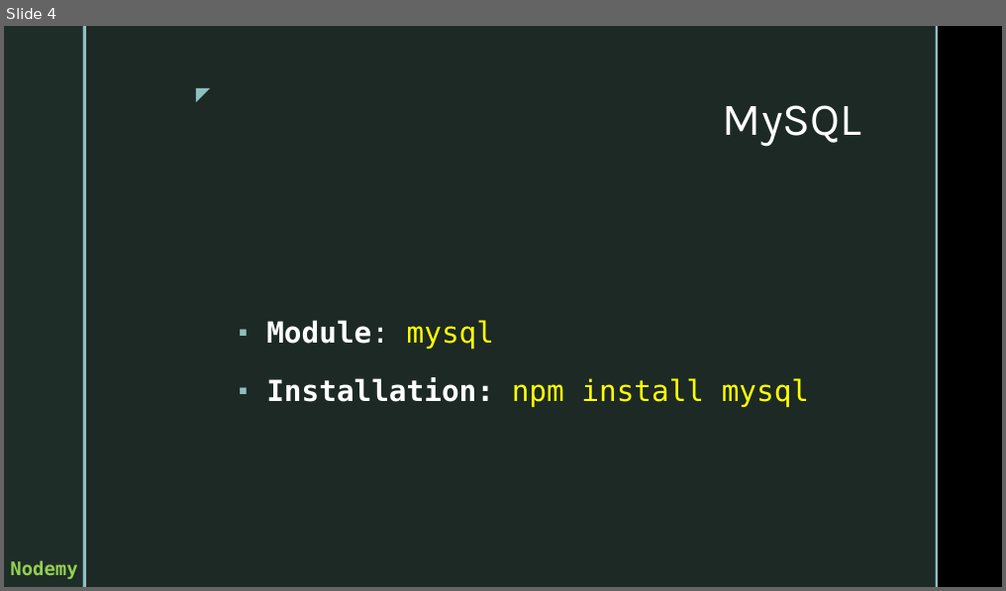
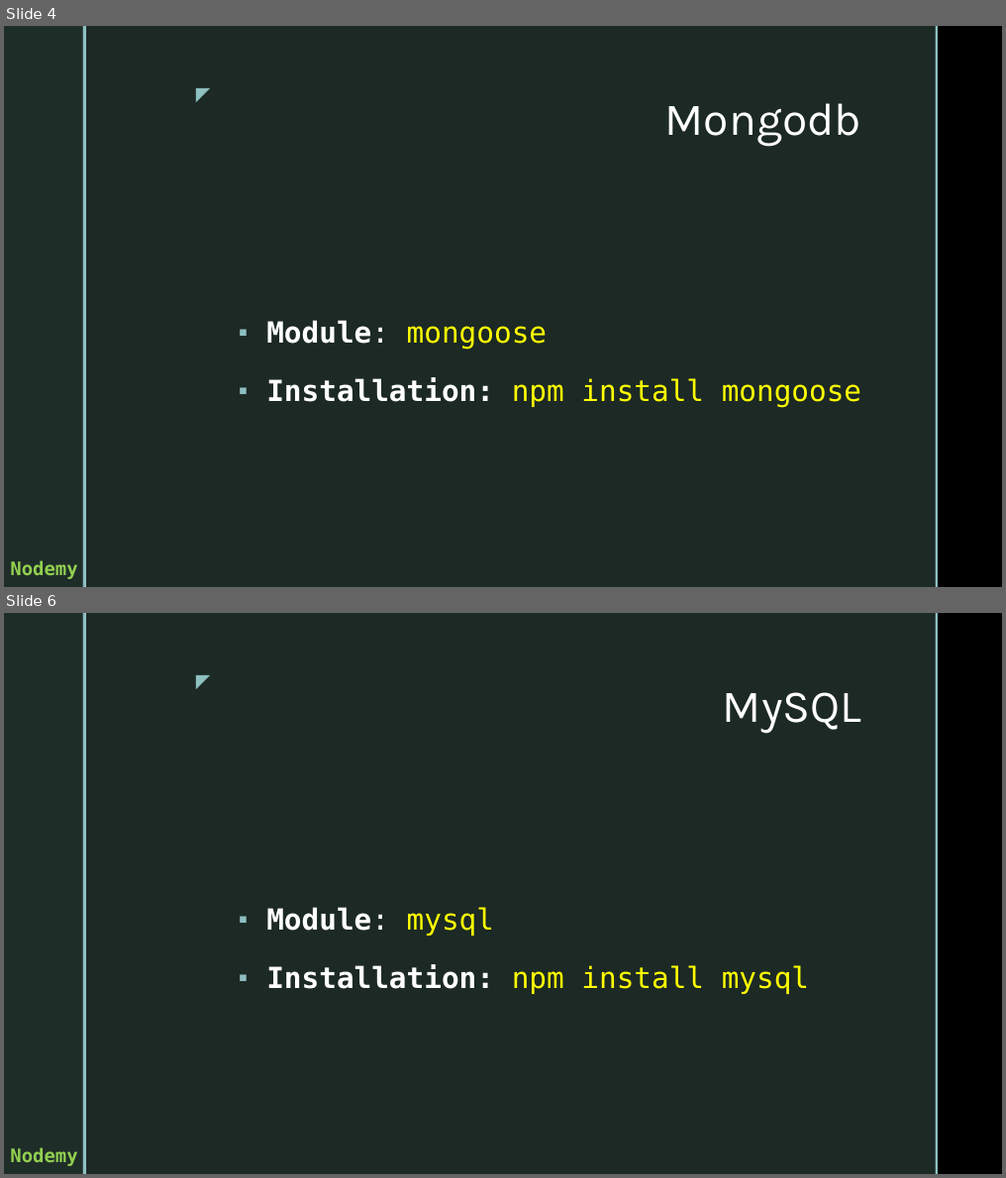
Before and after one commit to vunb/fullstack-nodejs, a slide deck: Session08/04. Database vs Knex.js.pptx. Shown one above the other, each under a label of ours: slide 4 before the commit, slides 4 and 6 after it; the slides between them are not shown. The pictures are 1006x591 and 1006x1178 pixels, drawn with LibreOffice and Linux fonts; fonts in the diff are those of the drawing; background and template pictures are left out. Boxes give left, top, right and bottom in pixels: in the first picture for what was removed or moved away, otherwise in the second. Text is boxed around its words. In the diff, an @@ line names an element or a change of style, - is before the commit and + after.

```diff
--- a/Session08/04. Database vs Knex.js.pptx
+++ b/Session08/04. Database vs Knex.js.pptx
@@ slide 4 added at (4, 26, 1002, 587), background picture (left out); not listed: 6 template elements that a slide beside it also shows @@
@@ title added at (665, 103, 861, 146), 44 pt, text #FFFFFF @@
+Mongodb
@@ text added at (266, 320, 861, 407), 28 pt, text #FFFF00 @@
+▪ Module: mongoose
+▪ Installation: npm install mongoose
@@ what was slide 4 is now slide 6 @@
```
Also in this commit, not shown: 1 slide changed, 1 other slide added, 6 other files.
